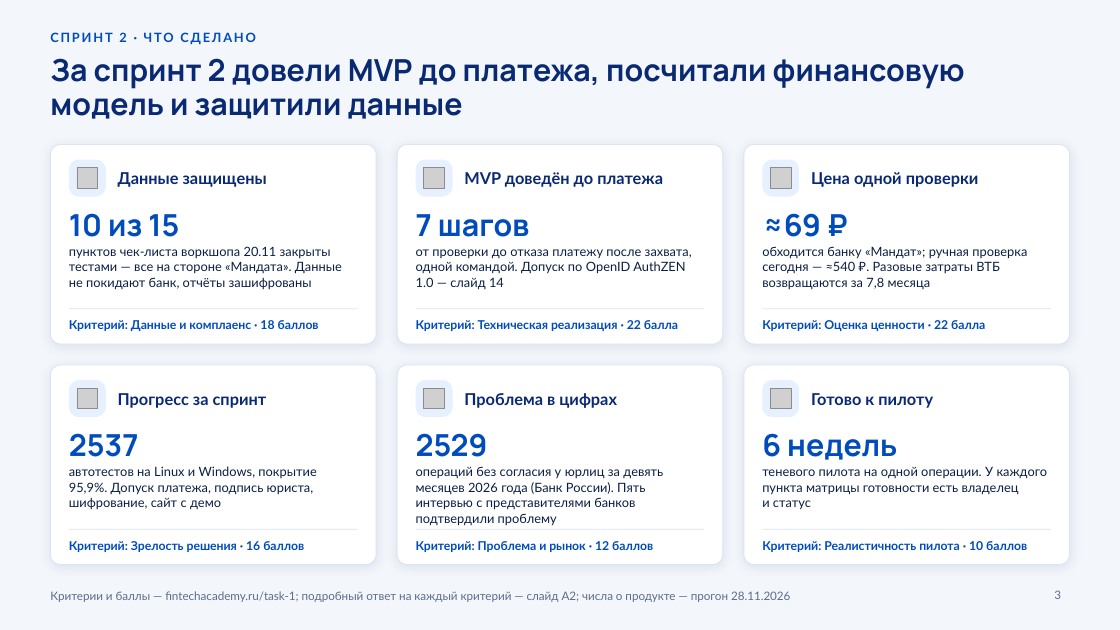
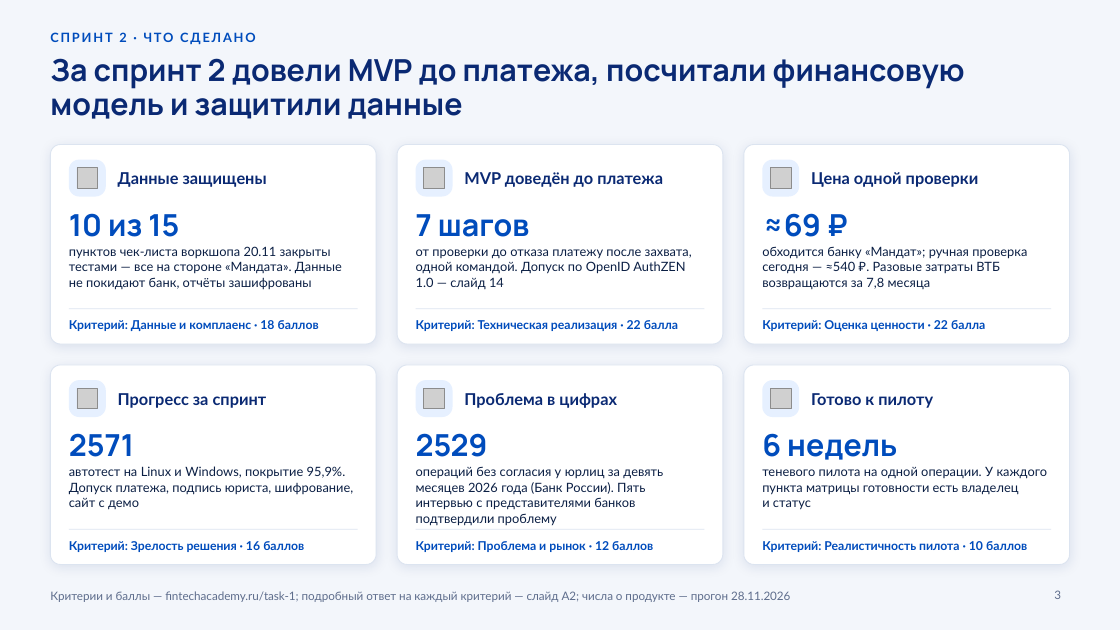
Before and after one commit to KonkovDV/Mandat, a slide deck: slide 3 of submission/slides/Mandat_VTB.pptx. Drawn at 1120x630 pixels with LibreOffice and Linux fonts; fonts in the diff are those of the drawing; grey boxes stand for pictures; background and template pictures are left out. Boxes give left, top, right and bottom in pixels: in the first picture for what was removed or moved away, otherwise in the second. Text is boxed around its words. In the diff, an @@ line names an element or a change of style, - is before the commit and + after.

```diff
--- a/submission/slides/Mandat_VTB.pptx
+++ b/submission/slides/Mandat_VTB.pptx
@@ text at [69, 433, 134, 457]: text changed @@
-2537
+2571
@@ text at [69, 466, 354, 510]: text changed @@
-автотестов на Linux и Windows, покрытие 95,9%. Допуск платежа, подпись юриста, шифрование, сайт с демо
+автотест на Linux и Windows, покрытие 95,9%. Допуск платежа, подпись юриста, шифрование, сайт с демо
```
Also in this commit, not shown: 8 other slides changed, 35 other files.
